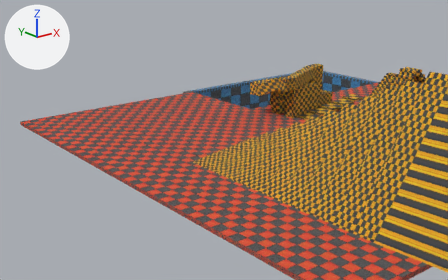
Two versions of the Blender file level/debug/blend/debugLevel.blend, one commit apart.
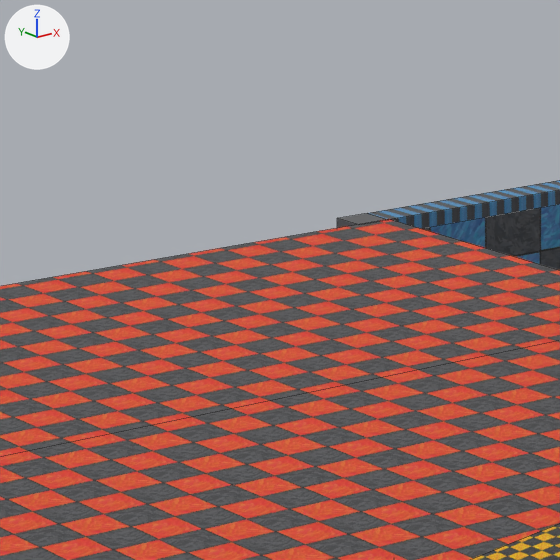
Each version appears first from a 50 mm lens placed at (-51.2, -45.7, 20.1), pointed at (-3.0, 14.5, -4.0), and next in a close-up on the part from 27% to 50% of the width and 18% to 56% of the height. The axes (+X, +Y, +Z) are drawn at upper left. The lights are the same throughout. The close-ups show mesh edges as thin lines.

In view in the first close-up: 'floor-col', 'ramp-col'.
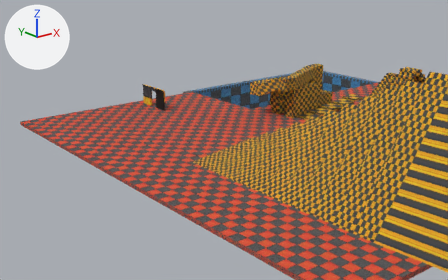
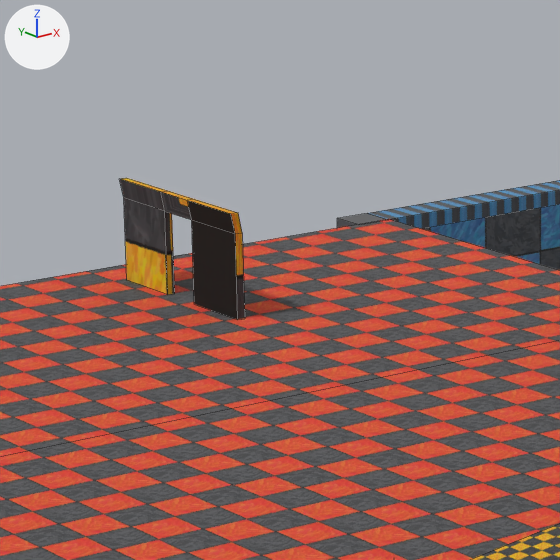
Changed parts and their boxes (x1, y1, x2, y2) in the close-ups (560 x 560 px):
'Cube-col.006', added (black): after (120, 178, 245, 319)

Edits to the bpy script that builds the scene:
```text
Add me_cube_003:
    me_cube_003.from_pydata(...)  # 24 vertices, 24 faces; spans x -2.0..1.0, y -4.0..1.0, z -1.0..1.6
    me_cube_003.materials.append(mat_debug_yellow)  # picture img_debugorange_jpg_001
Add ob_cube_col_006:
    ob_cube_col_006 = bpy.data.objects.new('Cube-col.006', me_cube_003)
    ob_cube_col_006.location = (-9.0, 23.0, 1.0)
    ob_cube_col_006.scale = (0.1, 1.0, 1.0)
```
